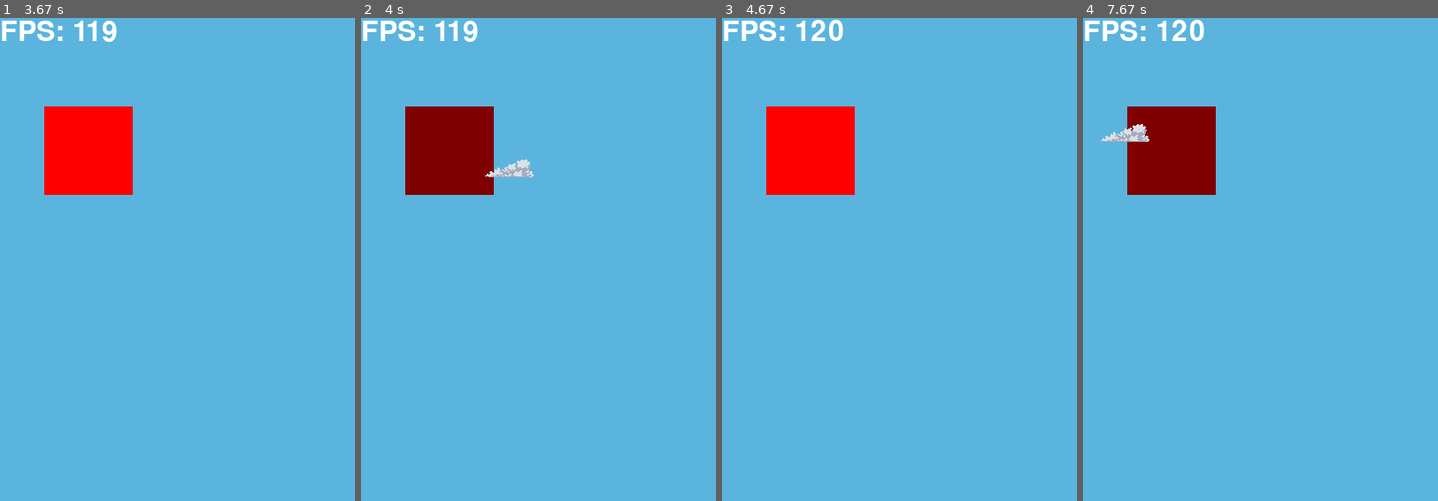
Above: before the commit, frames 1-4 (left to right).
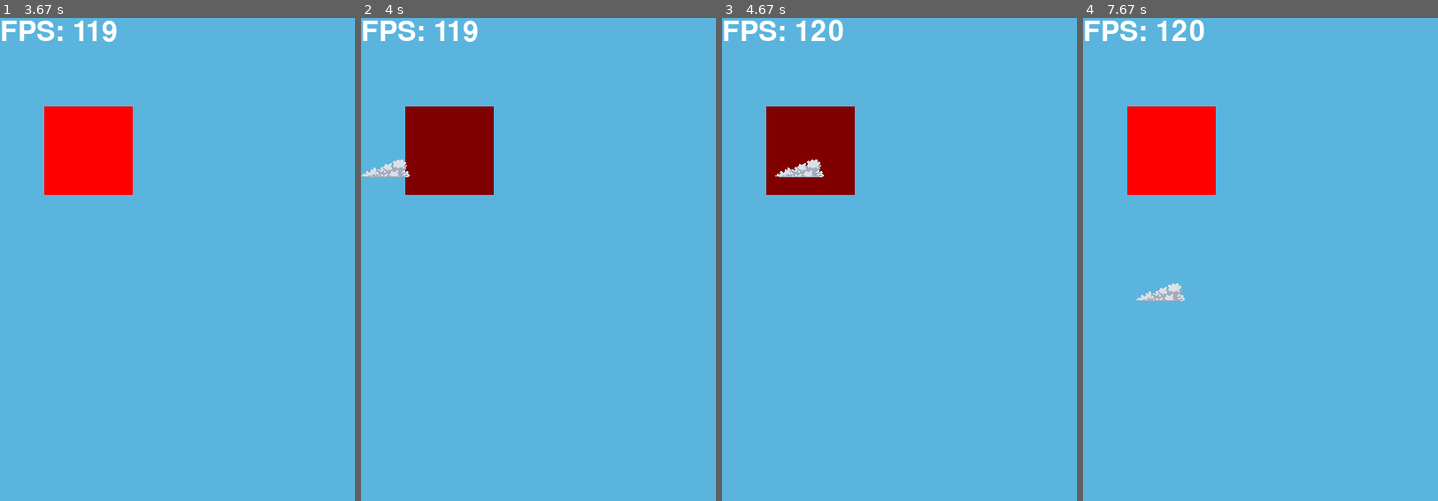
Above: after the commit, the same moments.

Repository: Ronterox/PyGamePlatformer
Game: pygame game, started from main.py
Same seed, same stepped clock (60 frames per second), same inputs: the game is played once before the commit and once after it.
Inputs:
- Up to frame 1 (3.67 s): hold Left 0.33-0.87 s; hold Down 0.9-1.2 s; hold A 1.23-1.63 s; hold Up 1.67-2.03 s; hold D 2.07-2.7 s; hold Right from 3.63 s (still down)
- Up to frame 2 (4 s): keep holding Right
- Up to frame 3 (4.67 s): release Right at 4.1 s; hold W 4.13-4.43 s
- Up to frame 4 (7.67 s): hold A 4.97-5.5 s; hold Down 5.53-5.83 s; hold A 5.87-6.27 s; hold Up 6.3-6.67 s; hold D 6.7-7.33 s; hold Down from 7.37 s (still down)

Frame 1 is identical in both runs. In frame 2, 0.6% of the frame differs, in the area x 0-49%, y 29-33%; in frame 3, 4.6%; in frame 4, 5.0%, in the area x 4-38%, y 18-59%.

Commit message:
Shorter input for the lols

Diff:
--- a/main.py
+++ b/main.py
@@ -8,10 +8,10 @@
 
 
 class Key(IntEnum):
-    UP = 0
-    DOWN = 1
-    LEFT = 2
-    RIGHT = 3
+    UP = pygame.K_UP - pygame.K_RIGHT  # 3
+    DOWN = pygame.K_DOWN - pygame.K_RIGHT  # 2
+    LEFT = pygame.K_LEFT - pygame.K_RIGHT  # 1
+    RIGHT = pygame.K_RIGHT - pygame.K_RIGHT  # 0
 
 
 class Player:
@@ -42,38 +42,20 @@
         if event.type == pygame.QUIT:
             close_window()
         elif event.type == pygame.KEYDOWN:
-            match event.key:
-                case pygame.K_UP | pygame.K_w:
-                    player.movement[Key.UP] = 5
-                case pygame.K_DOWN | pygame.K_s:
-                    player.movement[Key.DOWN] = 5
-                case pygame.K_LEFT | pygame.K_a:
-                    player.movement[Key.LEFT] = 5
-                case pygame.K_RIGHT | pygame.K_d:
-                    player.movement[Key.RIGHT] = 5
-                case pygame.K_ESCAPE:
-                    close_window()
-                case _:
-                    pass
+            if event.key in (pygame.K_UP, pygame.K_DOWN, pygame.K_LEFT, pygame.K_RIGHT):
+                player.movement[event.key - pygame.K_RIGHT] = 5
+            elif event.key == pygame.K_ESCAPE:
+                close_window()
         elif event.type == pygame.KEYUP:
-            match event.key:
-                case pygame.K_UP | pygame.K_w:
-                    player.movement[Key.UP] = 0
-                case pygame.K_DOWN | pygame.K_s:
-                    player.movement[Key.DOWN] = 0
-                case pygame.K_LEFT | pygame.K_a:
-                    player.movement[Key.LEFT] = 0
-                case pygame.K_RIGHT | pygame.K_d:
-                    player.movement[Key.RIGHT] = 0
-                case _:
-                    pass
+            if event.key in (pygame.K_UP, pygame.K_DOWN, pygame.K_LEFT, pygame.K_RIGHT):
+                player.movement[event.key - pygame.K_RIGHT] = 0
 
     player.position[1] += player.movement[Key.DOWN] - player.movement[Key.UP]
     player.position[0] += player.movement[Key.RIGHT] - player.movement[Key.LEFT]
 
     screen.fill((0x5b, 0xb4, 0xdd))  # 0x5bb4dd
 
-    player_collider = pygame.Rect(*player.position, *player.img.get_size()) # type: ignore
+    player_collider = pygame.Rect(*player.position, *player.img.get_size())  # type: ignore
     red = round(0xFF * 0.5) if player_collider.colliderect(collision_zone) else 0xFF
     pygame.draw.rect(screen, (red, 0, 0), collision_zone)
 
